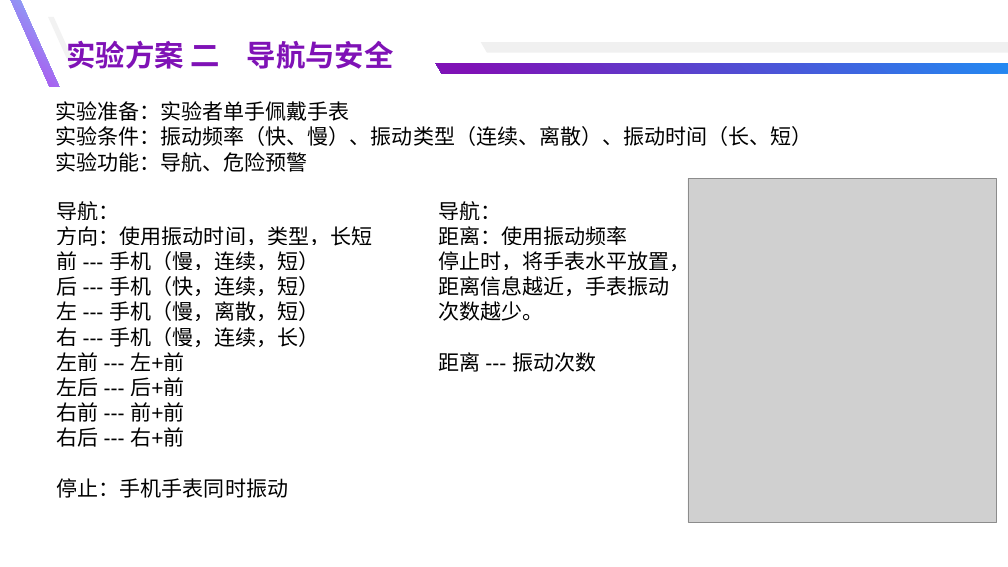
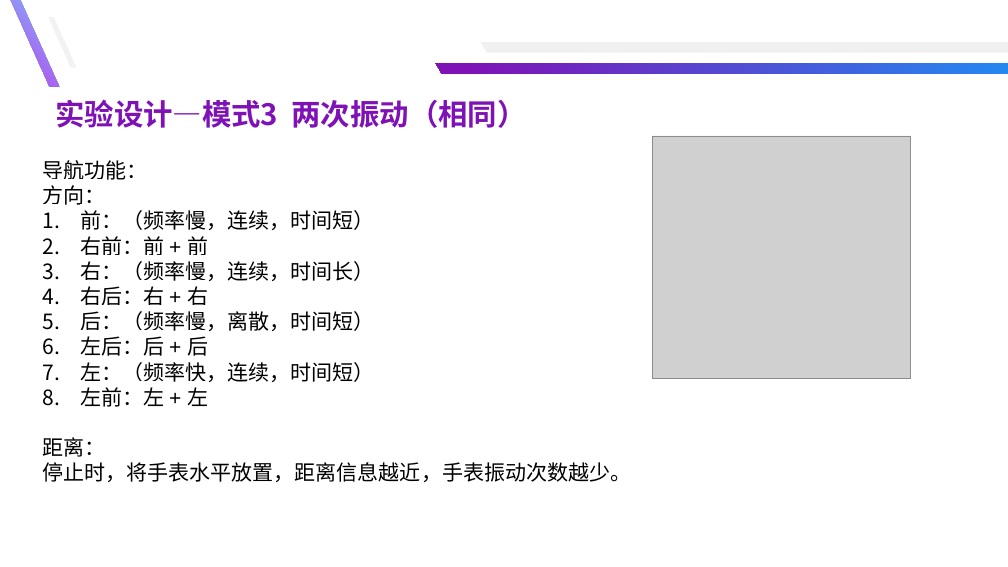
Before and after one commit to yuyongsong/Paper, a slide deck: slide 53 of 总结汇报-余泳松.pptx (slide 50 before the commit). Drawn at 1008x567 pixels with LibreOffice and Linux fonts; fonts in the diff are those of the drawing; grey boxes stand for pictures. Boxes give left, top, right and bottom in pixels: in the first picture for what was removed or moved away, otherwise in the second. Text is boxed around its words. In the diff, an @@ line names an element or a change of style, - is before the commit and + after.

```diff
--- a/总结汇报-余泳松.pptx
+++ b/总结汇报-余泳松.pptx
@@ text at [55, 99, 527, 128]: text changed @@
-实验方案 二 导航与安全
+实验设计—模式3 两次振动（相同）
@@ picture: place and size @@
-picture at [688, 178, 997, 523]
+picture at [653, 136, 910, 378]
@@ text at [42, 160, 631, 482]: text changed @@
-实验准备：实验者单手佩戴手表
-实验条件：振动频率（快、慢）、振动类型（连续、离散）、振动时间（长、短）
-实验功能：导航、危险预警
+导航功能：
+方向：
+1. 前：（频率慢，连续，时间短）
+2. 右前：前 + 前
+3. 右：（频率慢，连续，时间长）
+4. 右后：右 + 右
+5. 后：（频率慢，离散，时间短）
+6. 左后：后 + 后
+7. 左：（频率快，连续，时间短）
+8. 左前：左 + 左
+距离：
+停止时，将手表水平放置，距离信息越近，手表振动次数越少。
@@ text removed at [57, 201, 372, 498] @@
-导航：
-方向：使用振动时间，类型，长短
-前 --- 手机（慢，连续，短）
-后 --- 手机（快，连续，短）
-左 --- 手机（慢，离散，短）
-右 --- 手机（慢，连续，长）
-左前 --- 左+前
-左后 --- 后+前
-右前 --- 前+前
-右后 --- 右+前
-停止：手机手表同时振动
@@ text removed at [439, 201, 691, 372] @@
-导航：
-距离：使用振动频率
-停止时，将手表水平放置，距离信息越近，手表振动次数越少。
-距离 --- 振动次数
```
Also in this commit, not shown: 3 other slides changed, 1 slide removed, 20 other files.
